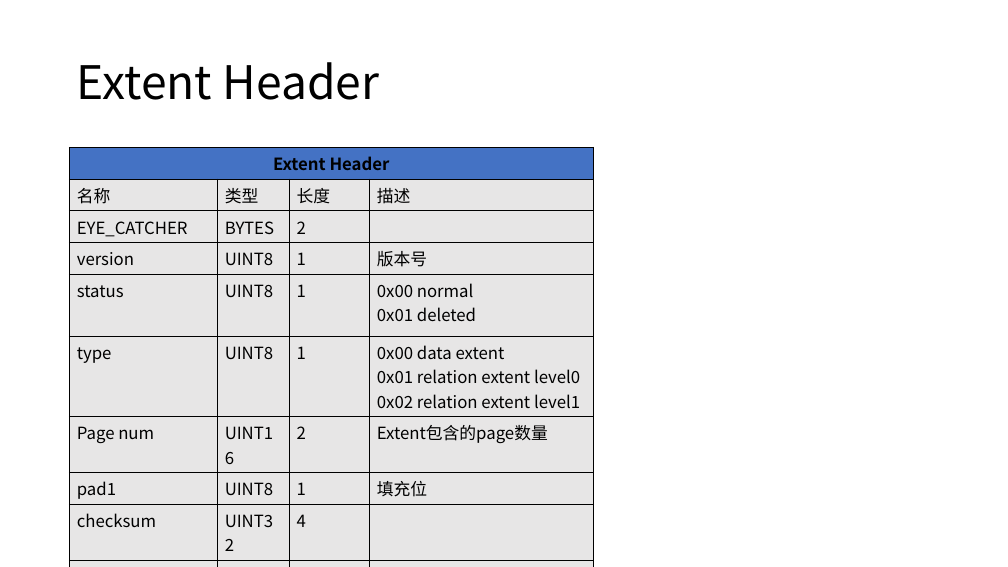
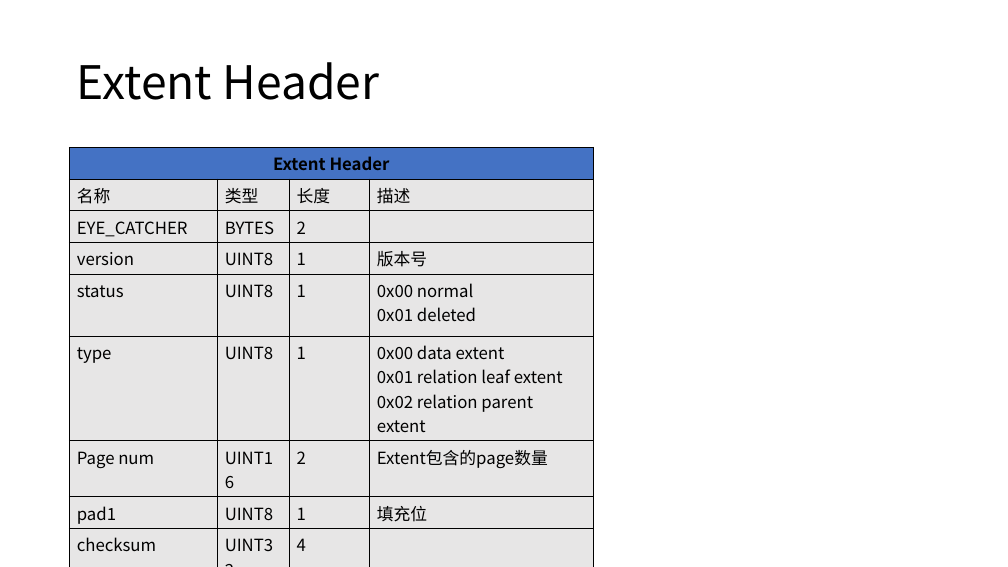
Before and after one commit to Vivian-hihi/SequoiaDB, a slide deck: slide 10 of internal_doc/03.开发设计/ACID/数据文件设计/数据文件设计讨论会20181220.pptx (slide 9 before the commit). Drawn at 1008x567 pixels with LibreOffice and Linux fonts; fonts in the diff are those of the drawing. Boxes give left, top, right and bottom in pixels: in the first picture for what was removed or moved away, otherwise in the second. Text is boxed around its words. In the diff, an @@ line names an element or a change of style, - is before the commit and + after.

```diff
--- a/internal_doc/03.开发设计/ACID/数据文件设计/数据文件设计讨论会20181220.pptx
+++ b/internal_doc/03.开发设计/ACID/数据文件设计/数据文件设计讨论会20181220.pptx
@@ table at <box>70,147,594,556</box> @@
-row 6, column 4: 0x00 data extent / 0x01 relation extent level0 / 0x02 relation extent level1
+row 6, column 4: 0x00 data extent / 0x01 relation leaf extent / 0x02 relation parent extent
```
Also in this commit, not shown: 4 other slides changed, 1 slide added, 1 other file.
